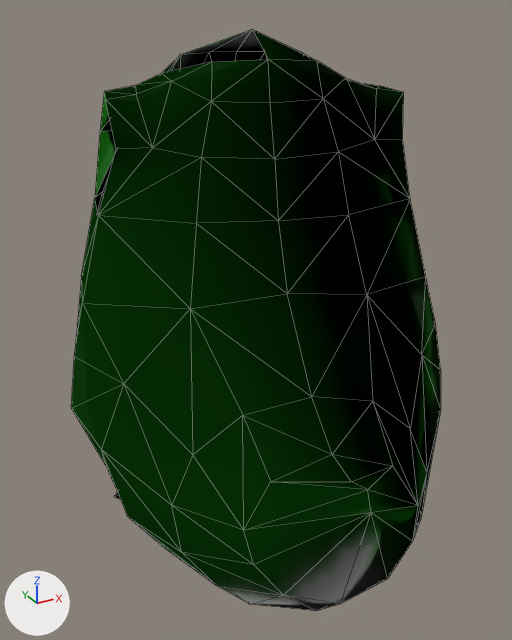
One commit to the OBJ model Project1/Modelos/YoshiOBJ/yoshi_Partes/YCuerpo.obj: the scene before it, then after it.
The view is the same before and after, from a 50 mm camera at (-0.612, -1.148, 0.072) aimed at (-0.072, -0.166, -0.42). Lighting does not change. The marker at lower left points along +X, +Y and +Z. The first picture is the older version. Mesh edges are drawn as thin lines. Where no turn or scale is listed for an object, it has been applied to the vertices.

In view in the first picture: 'yoshi_body'.
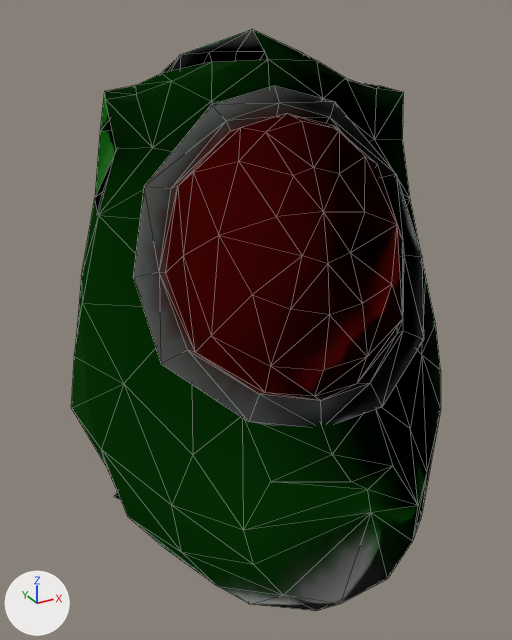
What differs and where, as boxes [x1, y1, x2, y2] in the pictures (512 x 640 px):
```json
{"part": 1, "of": "me_yoshi_body", "change": "added", "after": [133, 86, 424, 427]}
```

Edits to the scene script, one JSON object a line:
```json
{"op": "add", "block": "mat_mssbmtl_1", "code": ["mat_mssbmtl_1 = principled_material('mssbMtl_1')", "mat_mssbmtl_1.texture = img_yoshi_1_png", "mat_mssbmtl_1.roughness = 1.0"]}
{"block": "me_yoshi_body", "where": "# used by ob_yoshi_body; location = (0.0, 0.0, 0.0)"}
{"op": "remove", "block": "me_yoshi_body", "code": "me_yoshi_body.from_pydata(...)  # 167 vertices, 291 faces; spans x -0.378..0.33, y -0.663..0.282, z -0.874..0.041"}
{"op": "add", "block": "me_yoshi_body", "code": "me_yoshi_body.from_pydata(...)  # 248 vertices, 449 faces; spans x -0.378..0.33, y -0.663..0.282, z -0.874..0.041"}
{"block": "me_yoshi_body", "change": "me_yoshi_body part 1: a new loose piece of 81 vertices spanning x -0.3..0.133, y -0.498..-0.127, z -0.464..-0.032, in mat_mssbmtl_1 (picture img_yoshi_1_png)"}
{"op": "add", "block": "me_yoshi_body", "code": "me_yoshi_body.materials.append(mat_mssbmtl_1)  # picture img_yoshi_1_png"}
```
